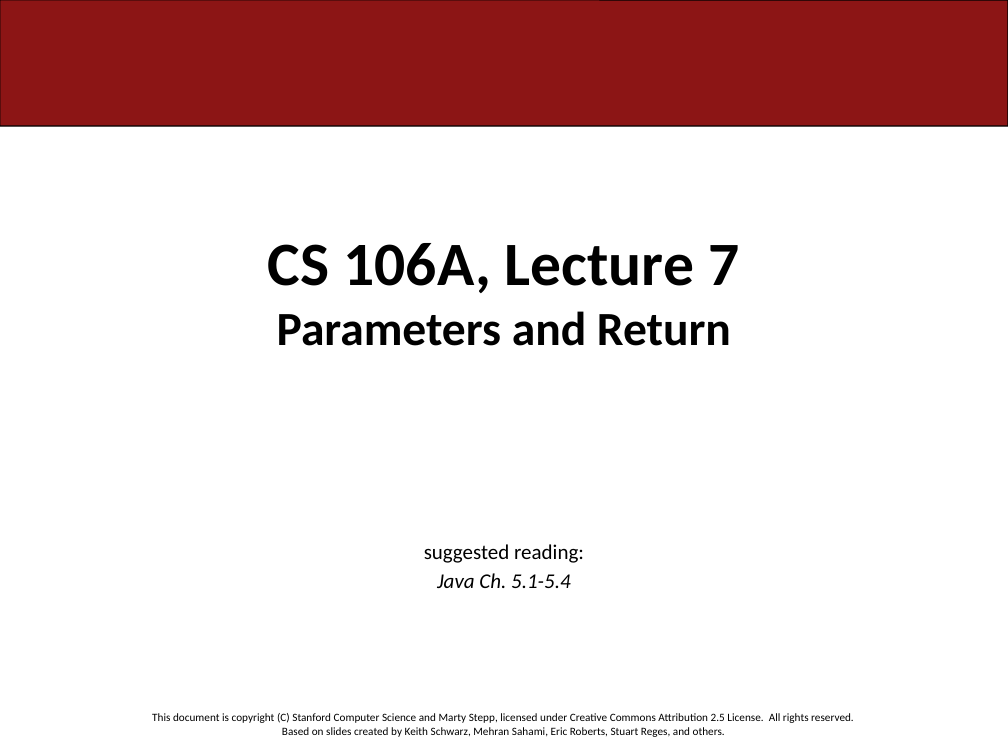
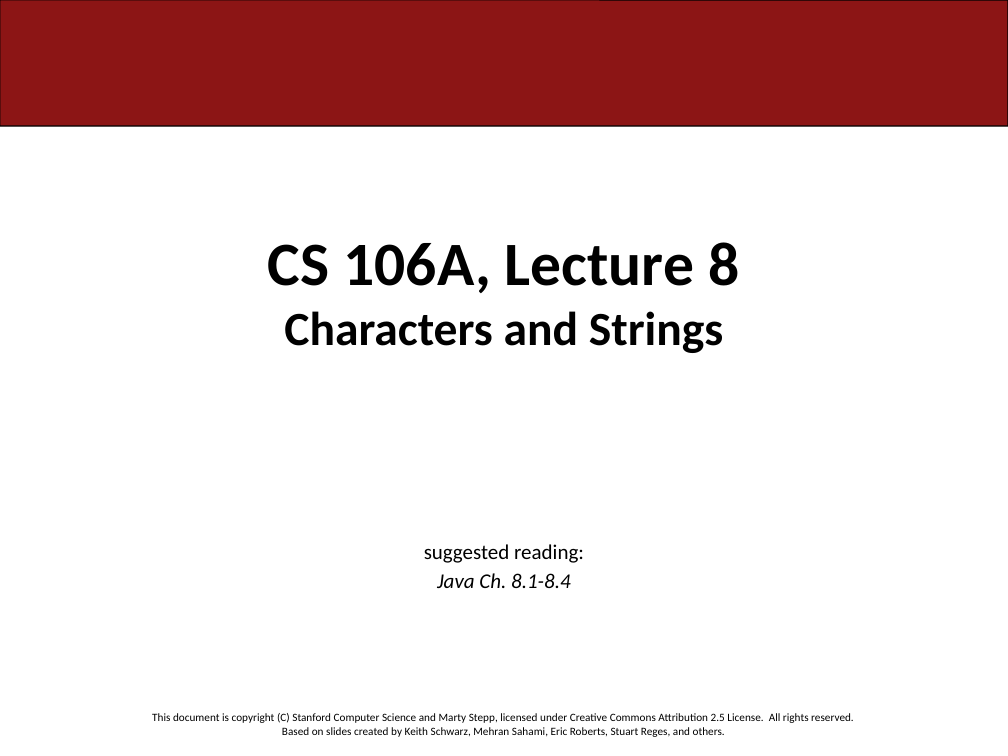
Before and after one commit to ckincaid17/cs106a-summer-2018, a slide deck: slide 1 of WWW/lectures/Lecture8/Lecture8.pptx. Drawn at 1008x756 pixels with LibreOffice and Linux fonts; fonts in the diff are those of the drawing. Boxes give left, top, right and bottom in pixels: in the first picture for what was removed or moved away, otherwise in the second. Text is boxed around its words. In the diff, an @@ line names an element or a change of style, - is before the commit and + after.

```diff
--- a/WWW/lectures/Lecture8/Lecture8.pptx
+++ b/WWW/lectures/Lecture8/Lecture8.pptx
@@ title at (x1=268, y1=242, x2=739, y2=353): text changed @@
-CS 106A, Lecture 7
-Parameters and Return
+CS 106A, Lecture 8
+Characters and Strings
@@ subtitle at (x1=437, y1=573, x2=570, y2=588): text changed @@
-Java Ch. 5.1-5.4
+Java Ch. 8.1-8.4
```
Also in this commit, not shown: 5 other slides changed, 17 slides added, 23 slides removed, 1 other file.
